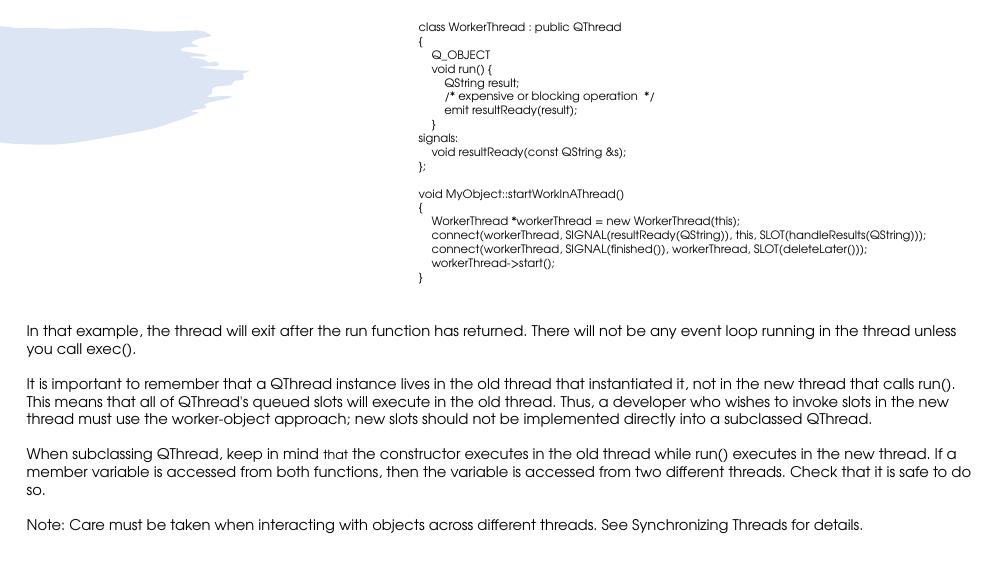
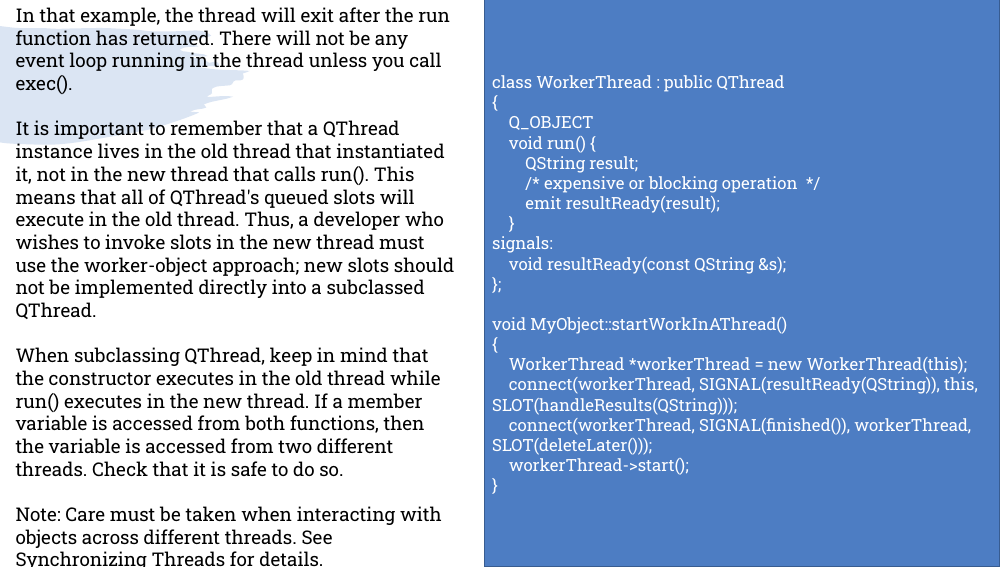
Before and after one commit to girishlande/QtProjects, a slide deck: slide 11 of MultithreadingInQT.pptx (slide 10 before the commit). Drawn at 1008x567 pixels with LibreOffice and Linux fonts; fonts in the diff are those of the drawing. Boxes give left, top, right and bottom in pixels: in the first picture for what was removed or moved away, otherwise in the second. Text is boxed around its words. In the diff, an @@ line names an element or a change of style, - is before the commit and + after.

```diff
--- a/MultithreadingInQT.pptx
+++ b/MultithreadingInQT.pptx
@@ text "In that example, the thread ...": place and size @@
-text "In that example, the thread ..." at bbox=[27, 325, 971, 533]
+text "In that example, the thread ..." at bbox=[16, 7, 454, 548]
@@ text "In that example, the thread ..." at bbox=[16, 7, 454, 548]: size 14 to 18 pt, font TeX Gyre Adventor to Roboto Slab; size 12 to 18 pt in "that" @@
@@ rectangle "class WorkerThread : public QThread": place and size @@
-rectangle "class WorkerThread : public QThread" at bbox=[419, 22, 927, 270]
+rectangle "class WorkerThread : public QThread" at bbox=[485, 0, 1000, 567]
@@ rectangle "class WorkerThread : public QThread" at bbox=[485, 0, 1000, 567]: size 11 to 16 pt, font TeX Gyre Adventor to Roboto Slab, text colour #000000 to #FFFFFF; vertical alignment top to middle; fill none to #4D7DC3; outline none to #395C90 1 pt @@
```
Also in this commit, not shown: 9 other slides changed, 2 slides added, 1 slide removed, 1 other file.
